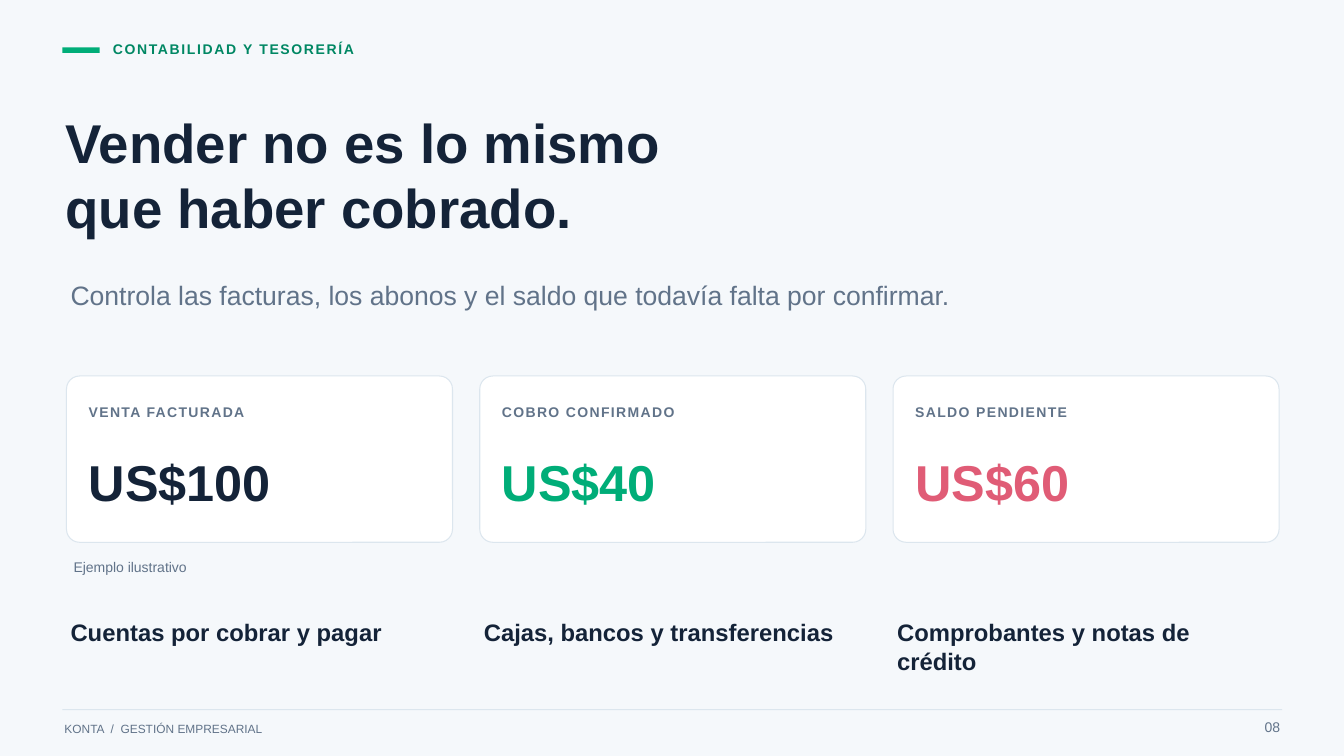
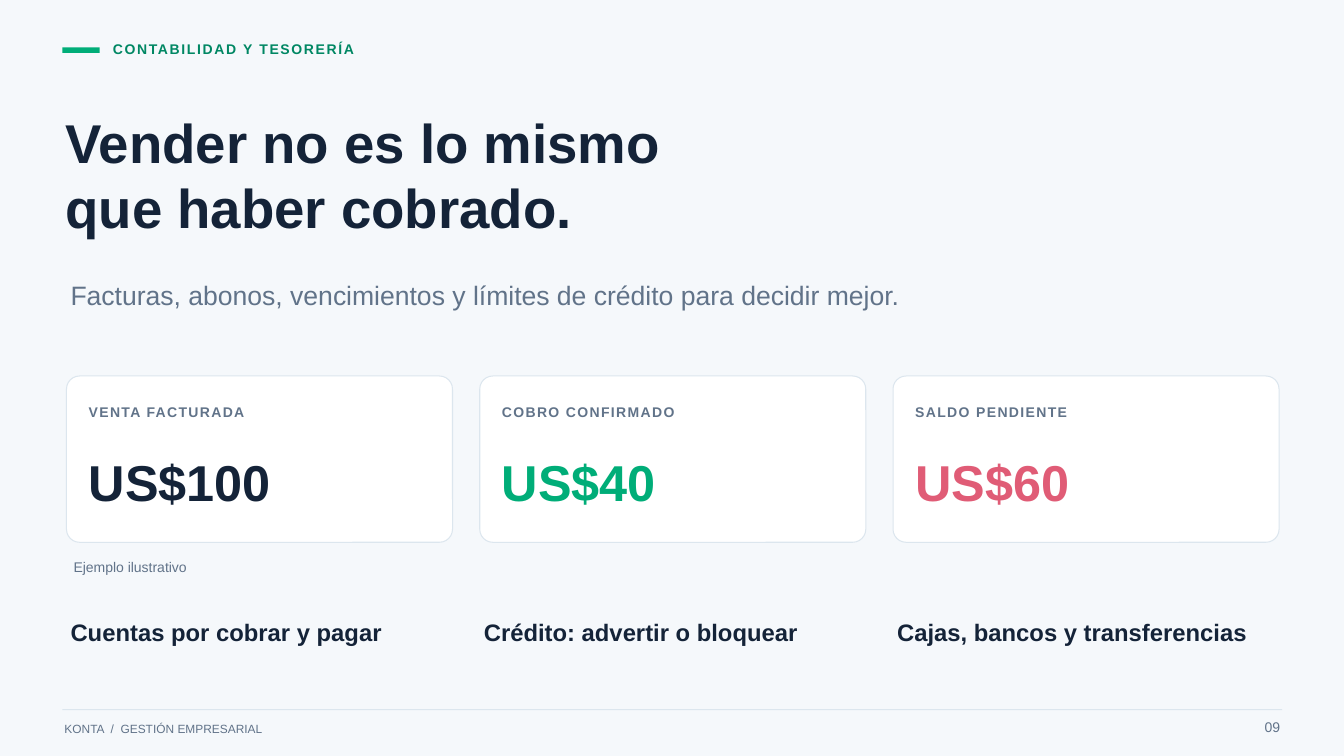
Before and after one commit to Jefersson001/Sistema-de-Venta, a slide deck: slide 9 of docs/Konta_Presentacion_Comercial.pptx (slide 8 before the commit). Drawn at 1344x756 pixels with LibreOffice and Linux fonts; fonts in the diff are those of the drawing. Boxes give left, top, right and bottom in pixels: in the first picture for what was removed or moved away, otherwise in the second. Text is boxed around its words. In the diff, an @@ line names an element or a change of style, - is before the commit and + after.

```diff
--- a/docs/Konta_Presentacion_Comercial.pptx
+++ b/docs/Konta_Presentacion_Comercial.pptx
@@ text at [71, 285, 899, 311]: text changed @@
-Controla las facturas, los abonos y el saldo que todavía falta por confirmar.
+Facturas, abonos, vencimientos y límites de crédito para decidir mejor.
@@ text at [484, 623, 798, 646]: text changed @@
-Cajas, bancos y transferencias
+Crédito: advertir o bloquear
@@ text at [897, 623, 1247, 646]: text changed @@
-Comprobantes y notas de crédito
+Cajas, bancos y transferencias
```
Also in this commit, not shown: 10 other slides changed, 1 slide added, 59 other files.
